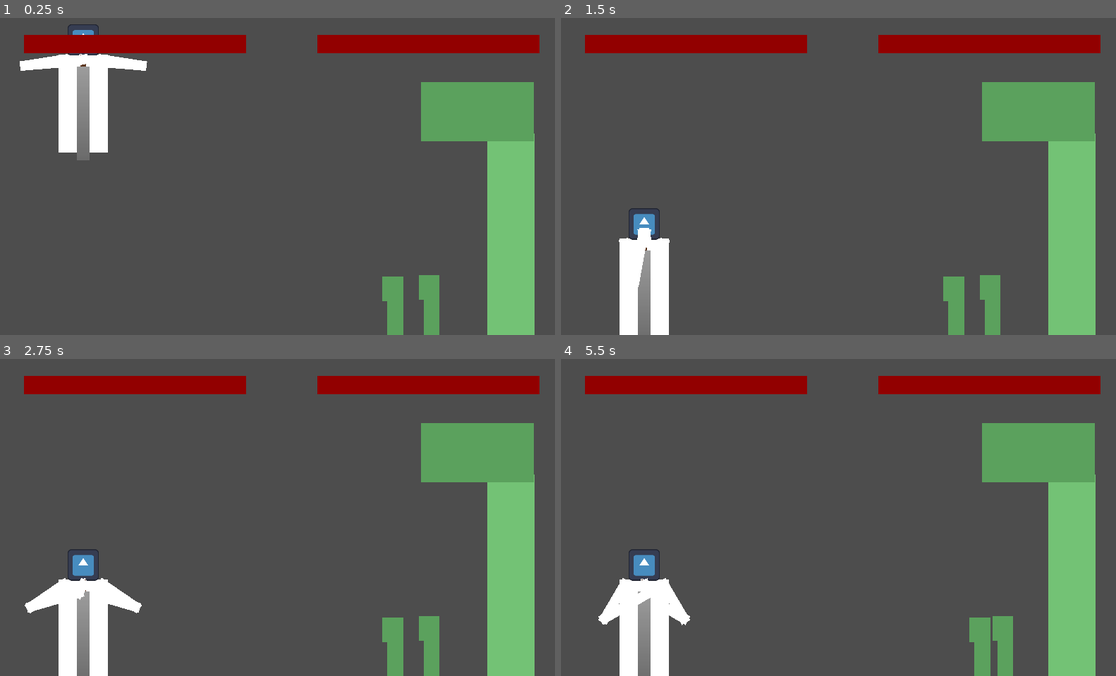
Above: before the commit, frames 1-4 (two rows, left to right).
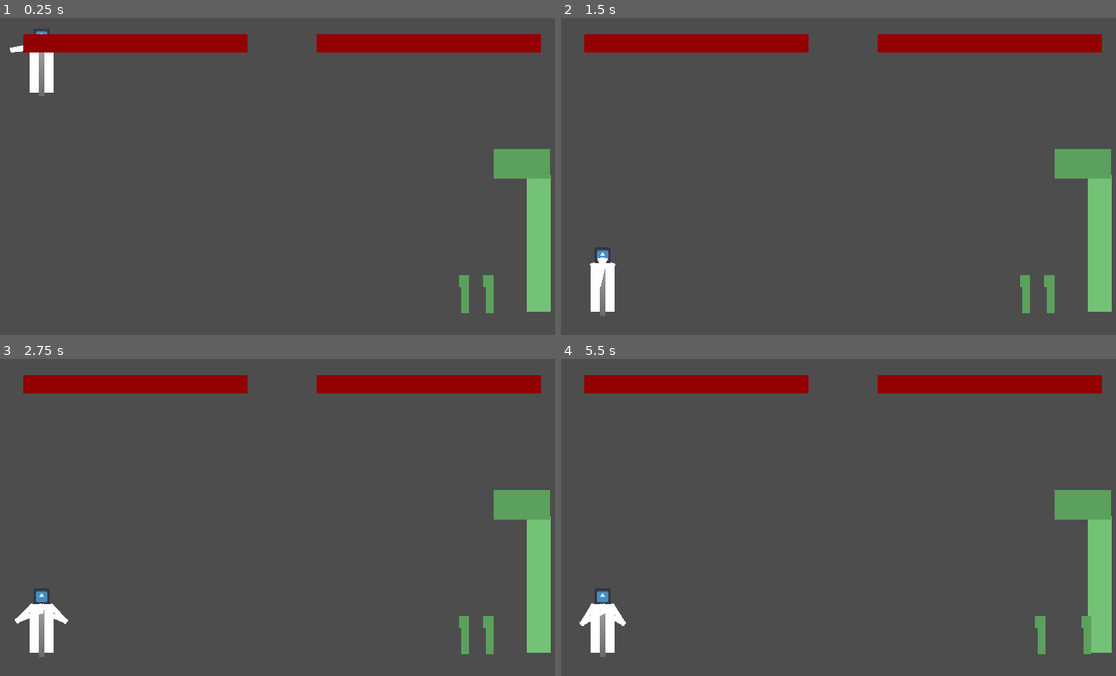
Above: after the commit, the same moments.

Repository: Tchetchouille/Dyspraxia-and-the-Dragon
Game: Godot game, scene res://Actual Project/Scenes/main.tscn
The game is run twice, just before and just after one commit, with the same random seed, the same clock (stepped at 60 frames per second) and the same inputs. The engine's default icon, where the game draws it, is replaced by a stand-in: a white triangle on a blue panel in a dark square.
Inputs:
- Up to frame 1 (0.25 s): no input
- Up to frame 2 (1.5 s): hold Right (ui_right) from 0.53 s (still down)
- Up to frame 3 (2.75 s): release Right (ui_right) at 2.03 s; hold Left (ui_left) from 2.03 s (still down)
- Up to frame 4 (5.5 s): release Left (ui_left) at 2.78 s; hold Right (ui_right) 2.78-4.28 s; hold Left (ui_left) 4.28-5.03 s; hold Right (ui_right) from 5.03 s (still down)

The runs differ from the first frame. In frame 1, 15% of the frame differs, in the area x 1-100%, y 2-100%; in frame 2, 16%; in frame 3, 16%, in the area x 2-100%, y 5-100%; in frame 4, 16%.

Commit message:
Fireball tweaks + Swing interpolation + cameraresize

Diff:
--- a/dyspraxia-and-the-dragon/EXP (Experimental Stuff)/EXP Scenes/exp_dragon.tscn
+++ b/dyspraxia-and-the-dragon/EXP (Experimental Stuff)/EXP Scenes/exp_dragon.tscn
@@ -20,25 +20,46 @@
 [sub_resource type="RectangleShape2D" id="RectangleShape2D_is0h6"]
 size = Vector2(229, 119)
 
+[sub_resource type="RectangleShape2D" id="RectangleShape2D_ret78"]
+size = Vector2(102, 661)
+
+[sub_resource type="RectangleShape2D" id="RectangleShape2D_yfuup"]
+size = Vector2(227, 119)
+
 [node name="ExpDragon" type="CharacterBody2D"]
 collision_layer = 16
 collision_mask = 13
 script = ExtResource("1_x5usq")
 
 [node name="Sprite2D" type="Sprite2D" parent="."]
-position = Vector2(0, -218.5)
+position = Vector2(0, -278.5)
 scale = Vector2(1.5, 8.76563)
 texture = SubResource("GradientTexture2D_5dkip")
 
 [node name="Sprite2D2" type="Sprite2D" parent="."]
-position = Vector2(-68, -543.5)
+position = Vector2(-68, -603.5)
 scale = Vector2(3.59375, 1.89063)
 texture = SubResource("GradientTexture2D_wectj")
 
 [node name="Neck" type="CollisionShape2D" parent="."]
-position = Vector2(-0.5, -271.5)
+position = Vector2(-0.5, -331.5)
 shape = SubResource("RectangleShape2D_2icck")
 
 [node name="Head" type="CollisionShape2D" parent="."]
-position = Vector2(-68.5, -545.5)
+position = Vector2(-68.5, -605.5)
 shape = SubResource("RectangleShape2D_is0h6")
+
+[node name="HitBox" type="Area2D" parent="."]
+position = Vector2(0, -59.9998)
+collision_layer = 64
+collision_mask = 128
+
+[node name="CollisionShape2D" type="CollisionShape2D" parent="HitBox"]
+position = Vector2(-1, -270.5)
+shape = SubResource("RectangleShape2D_ret78")
+
+[node name="CollisionShape2D2" type="CollisionShape2D" parent="HitBox"]
+position = Vector2(-69.5, -545.5)
+shape = SubResource("RectangleShape2D_yfuup")
+
+[connection signal="body_entered" from="HitBox" to="." method="_on_hit_box_body_entered"]
--- a/dyspraxia-and-the-dragon/EXP (Experimental Stuff)/EXP Scenes/exp_fireball.tscn
+++ b/dyspraxia-and-the-dragon/EXP (Experimental Stuff)/EXP Scenes/exp_fireball.tscn
@@ -20,5 +20,13 @@
 [node name="Sprite2D" type="Sprite2D" parent="."]
 texture = SubResource("GradientTexture2D_k4og2")
 
+[node name="TimerBeforeDragonThreat" type="Timer" parent="."]
+wait_time = 0.2
+
+[node name="VisibleOnScreenNotifier2D" type="VisibleOnScreenNotifier2D" parent="."]
+
 [node name="CollisionShape2D" type="CollisionShape2D" parent="."]
 shape = SubResource("CircleShape2D_me5nh")
+
+[connection signal="timeout" from="TimerBeforeDragonThreat" to="." method="_on_timer_before_dragon_threat_timeout"]
+[connection signal="screen_exited" from="VisibleOnScreenNotifier2D" to="." method="_on_visible_on_screen_notifier_2d_screen_exited"]
--- a/dyspraxia-and-the-dragon/EXP (Experimental Stuff)/EXP Scenes/experimental_main.tscn
+++ b/dyspraxia-and-the-dragon/EXP (Experimental Stuff)/EXP Scenes/experimental_main.tscn
@@ -12,7 +12,7 @@
 [node name="ExperimentalMain" type="Node"]
 
 [node name="Floor" type="StaticBody2D" parent="."]
-position = Vector2(0, 750)
+position = Vector2(0, 1300)
 scale = Vector2(60, 1)
 collision_layer = 32
 
@@ -22,9 +22,10 @@
 
 [node name="Camera2D" type="Camera2D" parent="."]
 anchor_mode = 0
+zoom = Vector2(0.5, 0.5)
 
 [node name="ExpDragon" parent="." instance=ExtResource("2_a6sh8")]
-position = Vector2(1043, 735)
+position = Vector2(2200, 1200)
 
 [node name="ExpCelestiaCharacter" parent="." instance=ExtResource("1_ctpsc")]
 position = Vector2(170, 102)
@@ -32,12 +33,17 @@
 [node name="GameManager" parent="." instance=ExtResource("5_5jx3x")]
 
 [node name="ExpLeftClaws" parent="." instance=ExtResource("4_shbmw")]
-position = Vector2(807, 679)
+position = Vector2(2000, 1200)
 
 [node name="ExpRightClaw" parent="." instance=ExtResource("6_lw3kf")]
-position = Vector2(881, 676)
+position = Vector2(1900, 1200)
 
 [node name="MainUi" parent="." instance=ExtResource("6_d7g1s")]
+anchors_preset = -1
+anchor_right = 2.0
+anchor_bottom = 2.0
+grow_horizontal = 1
+grow_vertical = 1
 
 [connection signal="left_claw_attack" from="GameManager" to="ExpLeftClaws" method="_on_game_manager_left_claw_attack"]
 [connection signal="right_claw_attack" from="GameManager" to="ExpRightClaw" method="_on_game_manager_right_claw_attack"]
--- a/dyspraxia-and-the-dragon/EXP (Experimental Stuff)/EXP Scenes/main_ui.tscn
+++ b/dyspraxia-and-the-dragon/EXP (Experimental Stuff)/EXP Scenes/main_ui.tscn
@@ -90,7 +90,7 @@
 show_percentage = false
 
 [node name="Timer" type="Timer" parent="VBoxContainer/HBoxContainer/PlayerHealth/HealthBar"]
-wait_time = 0.3
+wait_time = 0.5
 one_shot = true
 
 [node name="MiddleMargin" type="MarginContainer" parent="VBoxContainer/HBoxContainer"]
@@ -133,7 +133,7 @@
 show_percentage = false
 
 [node name="Timer" type="Timer" parent="VBoxContainer/HBoxContainer/DragonHealth/HealthBar"]
-wait_time = 0.3
+wait_time = 0.5
 one_shot = true
 
 [node name="RightMargin" type="MarginContainer" parent="VBoxContainer/HBoxContainer"]
@@ -147,3 +147,4 @@
 size_flags_stretch_ratio = 15.0
 
 [connection signal="timeout" from="VBoxContainer/HBoxContainer/PlayerHealth/HealthBar/Timer" to="VBoxContainer/HBoxContainer/PlayerHealth/HealthBar" method="_on_timer_timeout"]
+[connection signal="timeout" from="VBoxContainer/HBoxContainer/DragonHealth/HealthBar/Timer" to="VBoxContainer/HBoxContainer/DragonHealth/HealthBar" method="_on_timer_timeout"]
--- a/dyspraxia-and-the-dragon/EXP (Experimental Stuff)/EXP Scripts/exp_c_blade.gd
+++ b/dyspraxia-and-the-dragon/EXP (Experimental Stuff)/EXP Scripts/exp_c_blade.gd
@@ -1,15 +1,14 @@
 extends CharacterBody2D
 
-
-# Called when the node enters the scene tree for the first time.
-func _ready() -> void:
-	pass # Replace with function body.
+@export var swing_speed = 10
 
 
 # Called every frame. 'delta' is the elapsed time since the previous frame.
-func _physics_process(_delta: float) -> void:
+func _physics_process(delta: float) -> void:
 	var left_stick_input = Input.get_vector("hand_left", "hand_right", "hand_up", "hand_down") * 160
-	var right_stick_input = Input.get_vector("sword_left", "sword_right", "sword_up", "sword_down")
-	look_at(global_position + right_stick_input)
+	var right_stick_input = Input.get_vector("sword_left", "sword_right", "sword_up", "sword_down") * 2000
 	var tween = create_tween()
 	tween.tween_property(self, "position", left_stick_input, 0.2)
+	# look_at(global_position + right_stick_input)
+	var new_transform = transform.looking_at(right_stick_input)
+	transform = transform.interpolate_with(new_transform, swing_speed * delta)
--- a/dyspraxia-and-the-dragon/EXP (Experimental Stuff)/EXP Scripts/exp_c_body.gd
+++ b/dyspraxia-and-the-dragon/EXP (Experimental Stuff)/EXP Scripts/exp_c_body.gd
@@ -1,8 +1,8 @@
 extends CharacterBody2D
 
 
-const SPEED = 300.0
-const JUMP_VELOCITY = -1200.0
+const SPEED = 500.0
+const JUMP_VELOCITY = -1500.0
 var health = 100
 
 
@@ -32,6 +32,6 @@
 	move_and_slide()
 
 
-func _on_hit_box_body_entered(body: Node2D) -> void:
+func _on_hit_box_body_entered(_body: Node2D) -> void:
 	health -= 5
 	health_bar.set_health(health)
--- a/dyspraxia-and-the-dragon/EXP (Experimental Stuff)/EXP Scripts/exp_dragon.gd
+++ b/dyspraxia-and-the-dragon/EXP (Experimental Stuff)/EXP Scripts/exp_dragon.gd
@@ -1,7 +1,7 @@
 extends CharacterBody2D
 
 
-const health = 100
+var health = 100
 
 
 @onready var health_bar =  get_node("../MainUi/VBoxContainer/HBoxContainer/DragonHealth/HealthBar")
@@ -9,3 +9,8 @@
 
 func _ready() -> void:
 	health_bar.init_health(health)
+
+
+func _on_hit_box_body_entered(body: Node2D) -> void:
+	health -= 5
+	health_bar.set_health(health)
--- a/dyspraxia-and-the-dragon/EXP (Experimental Stuff)/EXP Scripts/exp_dragon_health_bar.gd
+++ b/dyspraxia-and-the-dragon/EXP (Experimental Stuff)/EXP Scripts/exp_dragon_health_bar.gd
@@ -18,11 +18,11 @@
 	damage_bar.value = db_value
 
 
-func _set_health(new_health):
+func set_health(new_health):
 	var prev_health = health
-	print(health)
 	health = min(max_value, new_health)
-	value = health
+	var tween = create_tween()
+	tween.tween_property(self, "value", health, 0.15)
 
 	if health <= 0:
 		game_over.emit()
@@ -31,7 +31,6 @@
 		timer.start()
 	else:
 		damage_bar.value = health
-
 
 
 func init_health(_health):
@@ -43,5 +42,7 @@
 
 
 
+
 func _on_timer_timeout() -> void:
-	damage_bar.value = health
+	var tween = create_tween()
+	tween.tween_property(damage_bar, "value", health, 0.15)
--- a/dyspraxia-and-the-dragon/EXP (Experimental Stuff)/EXP Scripts/exp_fireball.gd
+++ b/dyspraxia-and-the-dragon/EXP (Experimental Stuff)/EXP Scripts/exp_fireball.gd
@@ -2,10 +2,26 @@
 
 @onready var player = $"../ExpCelestiaCharacter"
 @onready var dragon = $"../ExpDragon/Head"
-@export var fireball_impulse = 1000
+@onready var timer  = $TimerBeforeDragonThreat
+@export var fireball_impulse = 1600
+# Used to store the gravity scale
+# So the fireball can start with no gravity and aim for the player more precisely
+var original_gravity_scale
 
 func _ready() -> void:
+	original_gravity_scale = gravity_scale
+	gravity_scale = 0
+	timer.start()
 	var spawn_point = dragon.global_position + Vector2(-50, 0)
 	position = spawn_point
-	var target = (player.global_position - global_position + Vector2(0, -300)).normalized()
+	var target = (player.global_position - global_position).normalized()
 	apply_impulse(target * fireball_impulse, global_position)
+
+
+
+func _on_timer_before_dragon_threat_timeout() -> void:
+	set_collision_layer_value(8, true)
+
+
+func _on_visible_on_screen_notifier_2d_screen_exited() -> void:
+	queue_free()
--- a/dyspraxia-and-the-dragon/EXP (Experimental Stuff)/EXP Scripts/exp_player_health_bar.gd
+++ b/dyspraxia-and-the-dragon/EXP (Experimental Stuff)/EXP Scripts/exp_player_health_bar.gd
@@ -20,9 +20,9 @@
 
 func set_health(new_health):
 	var prev_health = health
-	print(health)
 	health = min(max_value, new_health)
-	value = health
+	var tween = create_tween()
+	tween.tween_property(self, "value", health, 0.15)
 
 	if health <= 0:
 		game_over.emit()
@@ -45,4 +45,4 @@
 func _on_timer_timeout() -> void:
 	# damage_bar.value = health
 	var tween = create_tween()
-	tween.tween_property(damage_bar, "value", health, 0.1)
+	tween.tween_property(damage_bar, "value", health, 0.15)
--- a/dyspraxia-and-the-dragon/project.godot
+++ b/dyspraxia-and-the-dragon/project.godot
@@ -86,14 +86,15 @@
 2d_physics/layer_1="Body"
 2d_physics/layer_2="Arms"
 2d_physics/layer_3="Sword"
-2d_physics/layer_4="Fireballs"
+2d_physics/layer_4="Fireballs Player"
 2d_physics/layer_5="Dragon"
 2d_physics/layer_6="Floor"
 2d_physics/layer_7="Hitbox"
+2d_physics/layer_8="Fireballs Dragon"
 
 [physics]
 
-2d/default_gravity=2500.0
+2d/default_gravity=3500.0
 
 [rendering]
 
Not shown: 1 places in dyspraxia-and-the-dragon/EXP (Experimental Stuff)/EXP Scenes/exp_dragon.tscn that only renumber resources
Not shown: 1 places in dyspraxia-and-the-dragon/EXP (Experimental Stuff)/EXP Scenes/exp_fireball.tscn that only renumber resources
